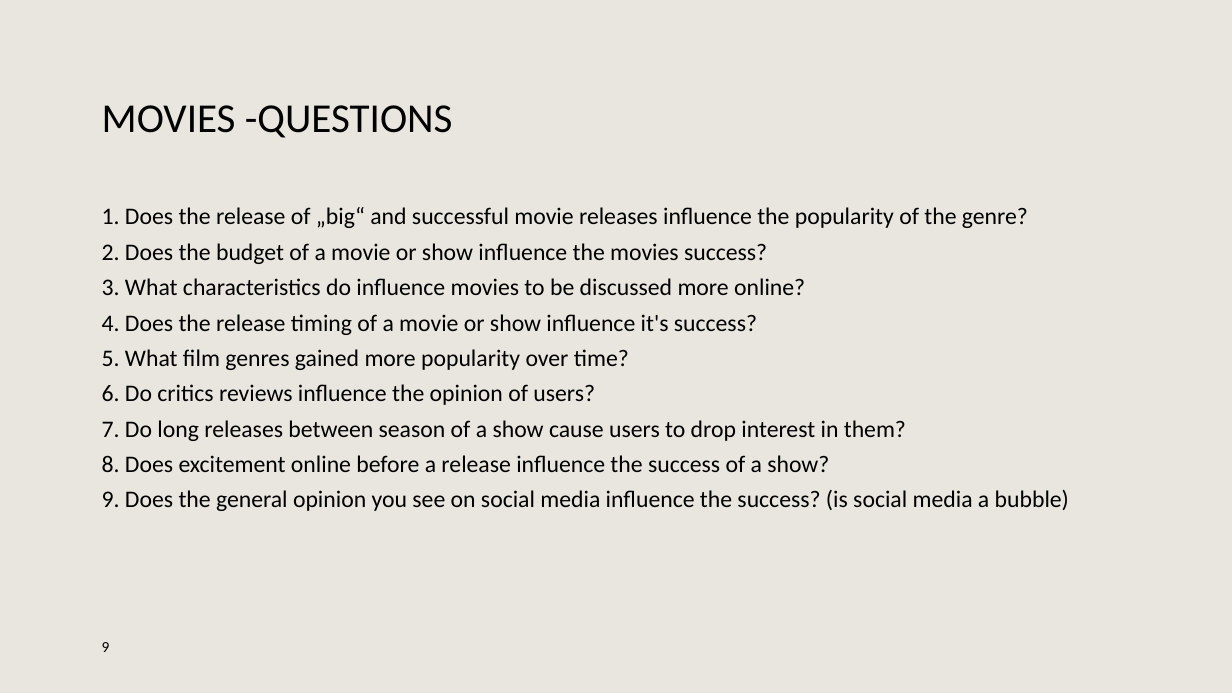
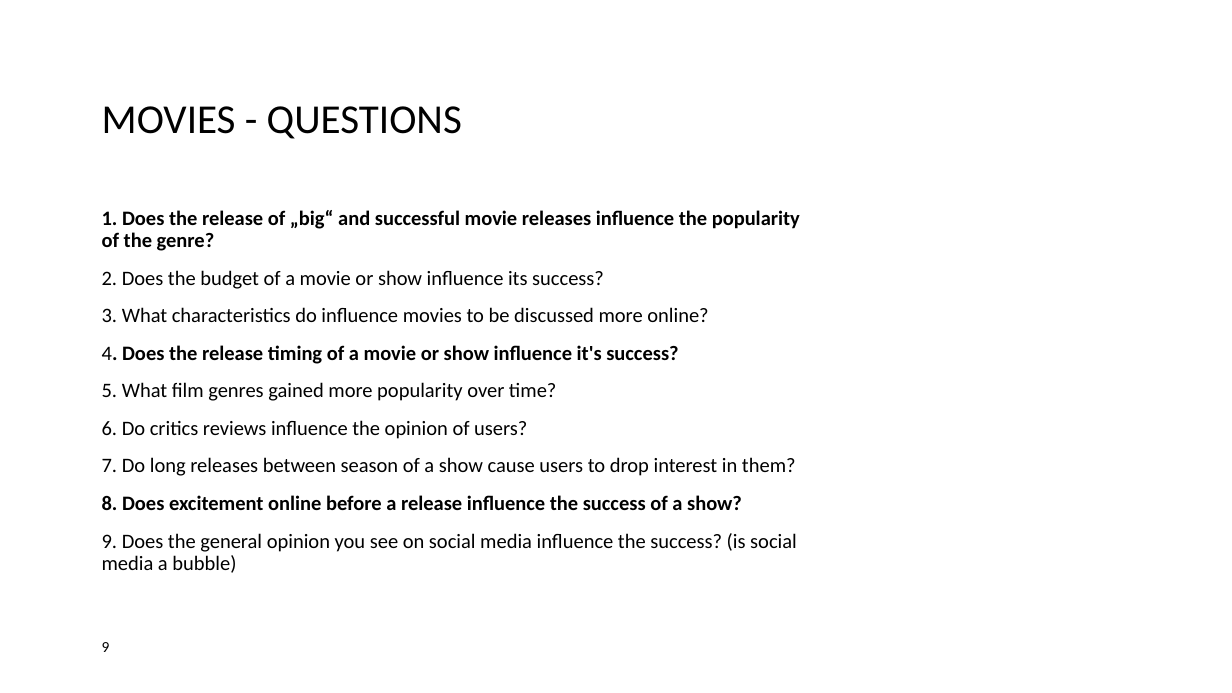
Before and after one commit to lennartklose96/DataScienceProject, a slide deck: slide 9 of Data-Science-Project.pptx. Drawn at 1232x693 pixels with LibreOffice and Linux fonts; fonts in the diff are those of the drawing; background and template pictures are left out. Boxes give left, top, right and bottom in pixels: in the first picture for what was removed or moved away, otherwise in the second. Text is boxed around its words. In the diff, an @@ line names an element or a change of style, - is before the commit and + after.

```diff
--- a/Data-Science-Project.pptx
+++ b/Data-Science-Project.pptx
@@ background #E9E6DF to #FFFFFF @@
@@ title at [102,106,462,139]: spaces changed @@
-MOVIES -QUESTIONS
+MOVIES - QUESTIONS
@@ text at [102,210,800,573]: size 18.5 to 16 pt; bold on in "1. Does the release of „big“ and ...", "4. Does the release timing of a ...", "8. Does excitement online before a release ..."; line spacing 0.7 to 0.9 @@
@@ text at [102,270,604,289]: text changed; size 18.5 to 16 pt @@
-2. Does the budget of a movie or show influence the movies success?
+2. Does the budget of a movie or show influence its success?
@@ page number at [102,642,110,652]: more space between paragraphs @@
```
Also in this commit, not shown: 6 other slides changed, 5 slides added, 2 slides removed.
